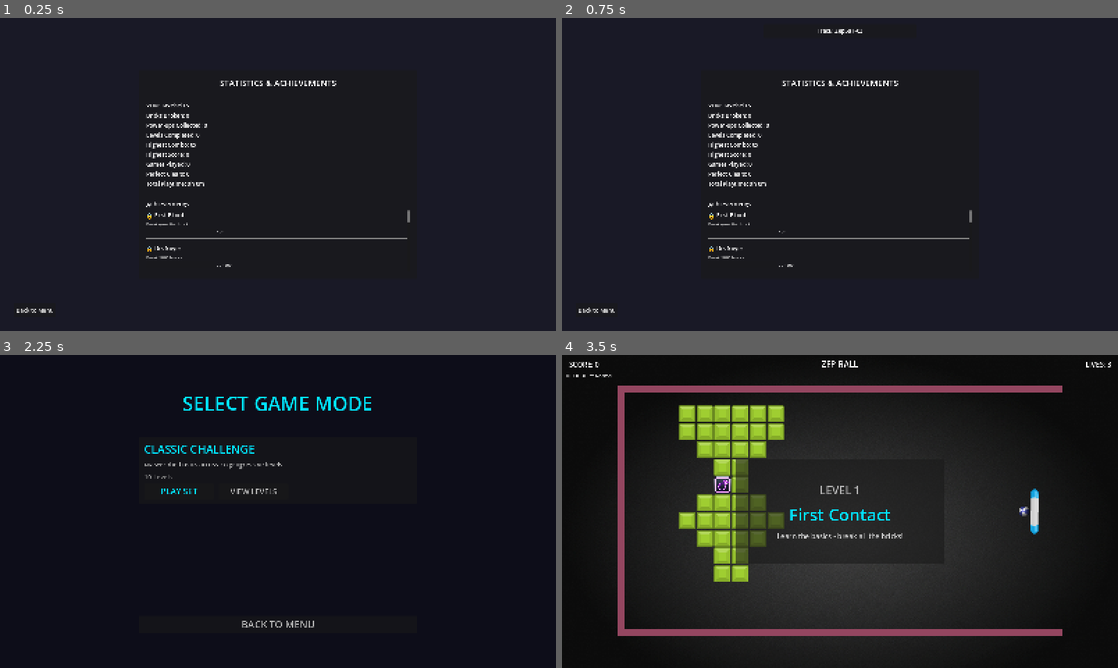
Above: before the commit, frames 1-4 (two rows, left to right).
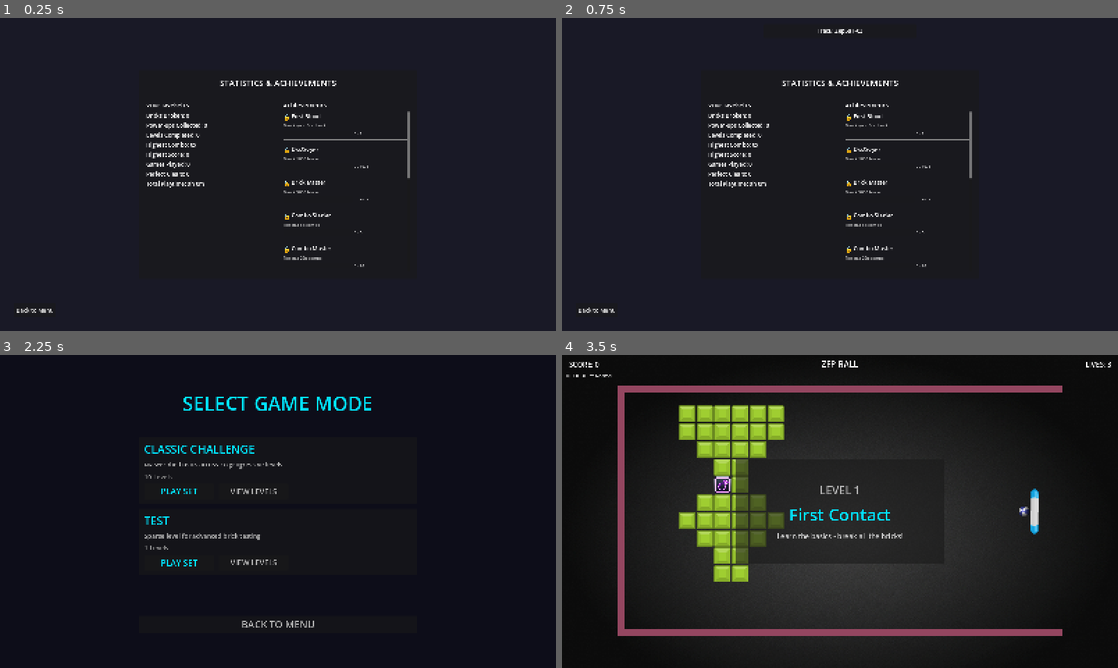
Above: after the commit, the same moments.

Repository: zepanv/zepball
Game: Godot game, scene res://scenes/ui/stats.tscn
The game is run twice, just before and just after one commit, with the same random seed, the same clock (stepped at 60 frames per second) and the same inputs. This scene is started directly instead of the project's main scene.
Inputs (mouse positions are in pixels of both pictures, inside the frame that each line leads up to):
- Up to frame 1 (0.25 s): no input
- Up to frame 2 (0.75 s): tap Enter at 0.5 s; move the mouse to (962, 158) at 0.52 s; hold = (audio_volume_up) from 0.53 s (still down); hold ] (audio_next_track) from 0.53 s (still down); click (962, 158) at 0.67 s
- Up to frame 3 (2.25 s): release = (audio_volume_up) at 1.25 s; release ] (audio_next_track) at 1.25 s; click "Back to Menu" at 1.25 s; click "PLAY" at 2 s
- Up to frame 4 (3.5 s): click "PLAY SET" at 2.75 s

The runs differ from the first frame. In frame 1, 1.2% of the frame differs, in the area x 26-74%, y 27-80%; in frame 2, 1.2%; in frame 3, 0.4%; in frame 4, nothing differs.

Commit message:
feat: Add advanced bricks and test set
Major Features:
- Advanced bricks
  - Diamond and pentagon variants with angled collisions
  - Glossy variants use 2-hit behavior

Quality of Life:
- Set/level UX
  - Level select filtered by active set
  - Stats screen split into two columns

Level System:
- Test set + sparse level
  - Added level 11 and Test set entry

Code Improvements:
- Brick rendering
  - Texture-based scaling for non-32px assets
  - Polygon collision handling for angled shapes

Documentation:
- Updated docs and README to reflect new bricks, sets, and backlog changes

Co-Authored-By: Codex <codex@openai.com>

Diff:
--- a/data/level_sets.json
+++ b/data/level_sets.json
@@ -6,6 +6,13 @@
 			"description": "Master the basics across 10 progressive levels",
 			"level_ids": [1, 2, 3, 4, 5, 6, 7, 8, 9, 10],
 			"unlock_condition": "default"
+		},
+		{
+			"set_id": 2,
+			"name": "Test",
+			"description": "Sparse level for advanced brick testing",
+			"level_ids": [11],
+			"unlock_condition": "default"
 		}
 	]
 }
--- /dev/null
+++ b/levels/level_11.json
@@ -0,0 +1,19 @@
+{
+  "level_id": 11,
+  "name": "Advanced Brick Test",
+  "description": "Sparse layout for diamond and pentagon bricks",
+  "grid": {
+    "rows": 6,
+    "cols": 6,
+    "start_x": 220,
+    "start_y": 140,
+    "brick_size": 48,
+    "spacing": 3
+  },
+  "bricks": [
+    {"row": 1, "col": 1, "type": "DIAMOND"},
+    {"row": 1, "col": 4, "type": "DIAMOND_GLOSSY"},
+    {"row": 3, "col": 2, "type": "POLYGON"},
+    {"row": 3, "col": 5, "type": "POLYGON_GLOSSY"}
+  ]
+}
--- a/scenes/gameplay/brick.tscn
+++ b/scenes/gameplay/brick.tscn
@@ -10,6 +10,9 @@
 
 [node name="CollisionShape2D" type="CollisionShape2D" parent="."]
 shape = SubResource("RectangleShape2D_brick")
+
+[node name="CollisionPolygon2D" type="CollisionPolygon2D" parent="."]
+disabled = true
 
 [node name="Sprite" type="Sprite2D" parent="."]
 
--- a/scenes/ui/stats.tscn
+++ b/scenes/ui/stats.tscn
@@ -57,65 +57,69 @@
 [node name="HSeparator" type="HSeparator" parent="Panel/VBoxContainer"]
 layout_mode = 2
 
-[node name="StatsSection" type="VBoxContainer" parent="Panel/VBoxContainer"]
+[node name="ContentRow" type="HBoxContainer" parent="Panel/VBoxContainer"]
 layout_mode = 2
+size_flags_vertical = 3
+theme_override_constants/separation = 30
+
+[node name="StatsSection" type="VBoxContainer" parent="Panel/VBoxContainer/ContentRow"]
+layout_mode = 2
+size_flags_horizontal = 3
 theme_override_constants/separation = 5
 
-[node name="StatsTitle" type="Label" parent="Panel/VBoxContainer/StatsSection"]
+[node name="StatsTitle" type="Label" parent="Panel/VBoxContainer/ContentRow/StatsSection"]
 layout_mode = 2
 text = "Your Statistics"
 theme_override_font_sizes/font_size = 18
 
-[node name="BricksLabel" type="Label" parent="Panel/VBoxContainer/StatsSection"]
+[node name="BricksLabel" type="Label" parent="Panel/VBoxContainer/ContentRow/StatsSection"]
 layout_mode = 2
 text = "Bricks Broken: 0"
 
-[node name="PowerUpsLabel" type="Label" parent="Panel/VBoxContainer/StatsSection"]
+[node name="PowerUpsLabel" type="Label" parent="Panel/VBoxContainer/ContentRow/StatsSection"]
 layout_mode = 2
 text = "Power-ups Collected: 0"
 
-[node name="LevelsLabel" type="Label" parent="Panel/VBoxContainer/StatsSection"]
+[node name="LevelsLabel" type="Label" parent="Panel/VBoxContainer/ContentRow/StatsSection"]
 layout_mode = 2
 text = "Levels Completed: 0"
 
-[node name="ComboLabel" type="Label" parent="Panel/VBoxContainer/StatsSection"]
+[node name="ComboLabel" type="Label" parent="Panel/VBoxContainer/ContentRow/StatsSection"]
 layout_mode = 2
 text = "Highest Combo: 0x"
 
-[node name="ScoreLabel" type="Label" parent="Panel/VBoxContainer/StatsSection"]
+[node name="ScoreLabel" type="Label" parent="Panel/VBoxContainer/ContentRow/StatsSection"]
 layout_mode = 2
 text = "Highest Score: 0"
 
-[node name="GamesLabel" type="Label" parent="Panel/VBoxContainer/StatsSection"]
+[node name="GamesLabel" type="Label" parent="Panel/VBoxContainer/ContentRow/StatsSection"]
 layout_mode = 2
 text = "Games Played: 0"
 
-[node name="PerfectLabel" type="Label" parent="Panel/VBoxContainer/StatsSection"]
+[node name="PerfectLabel" type="Label" parent="Panel/VBoxContainer/ContentRow/StatsSection"]
 layout_mode = 2
 text = "Perfect Clears: 0"
 
-[node name="PlaytimeLabel" type="Label" parent="Panel/VBoxContainer/StatsSection"]
+[node name="PlaytimeLabel" type="Label" parent="Panel/VBoxContainer/ContentRow/StatsSection"]
 layout_mode = 2
 text = "Total Playtime: 0h 0m"
 
-[node name="HSeparator2" type="HSeparator" parent="Panel/VBoxContainer"]
-layout_mode = 2
-
-[node name="AchievementsSection" type="VBoxContainer" parent="Panel/VBoxContainer"]
+[node name="AchievementsSection" type="VBoxContainer" parent="Panel/VBoxContainer/ContentRow"]
 layout_mode = 2
 size_flags_vertical = 3
+size_flags_horizontal = 3
 theme_override_constants/separation = 5
 
-[node name="AchievementsTitle" type="Label" parent="Panel/VBoxContainer/AchievementsSection"]
+[node name="AchievementsTitle" type="Label" parent="Panel/VBoxContainer/ContentRow/AchievementsSection"]
 layout_mode = 2
 text = "Achievements"
 theme_override_font_sizes/font_size = 18
 
-[node name="ScrollContainer" type="ScrollContainer" parent="Panel/VBoxContainer/AchievementsSection"]
+[node name="ScrollContainer" type="ScrollContainer" parent="Panel/VBoxContainer/ContentRow/AchievementsSection"]
 layout_mode = 2
 size_flags_vertical = 3
 
-[node name="AchievementsContainer" type="VBoxContainer" parent="Panel/VBoxContainer/AchievementsSection/ScrollContainer"]
+[node name="AchievementsContainer" type="VBoxContainer" parent="Panel/VBoxContainer/ContentRow/AchievementsSection/ScrollContainer"]
 layout_mode = 2
 size_flags_horizontal = 3
 theme_override_constants/separation = 10
--- a/scripts/brick.gd
+++ b/scripts/brick.gd
@@ -14,12 +14,65 @@
 	GREEN,      # Nature brick, 15 points (row 2, col 0)
 	PURPLE,     # Magic brick, 25 points (row 2, col 1)
 	ORANGE,     # Energy brick, 20 points (row 2, col 2)
-	BOMB        # Explodes and destroys surrounding bricks, 30 points
+	BOMB,       # Explodes and destroys surrounding bricks, 30 points
+	DIAMOND,        # 1-hit diamond brick (random color)
+	DIAMOND_GLOSSY, # 2-hit diamond brick (random color)
+	POLYGON,        # 1-hit pentagon brick (random color)
+	POLYGON_GLOSSY  # 2-hit pentagon brick (random color)
 }
 
 # Configuration
 @export var brick_type: BrickType = BrickType.NORMAL
 @export var brick_color: Color = Color(0.059, 0.773, 0.627)  # Teal (fallback for ColorRect mode)
+
+const TARGET_BRICK_SIZE = 48.0
+
+const DIAMOND_VARIANTS = [
+	{"texture": "res://assets/graphics/bricks/element_blue_diamond.png", "color": Color(0.2, 0.4, 1.0)},
+	{"texture": "res://assets/graphics/bricks/element_green_diamond.png", "color": Color(0.2, 0.8, 0.2)},
+	{"texture": "res://assets/graphics/bricks/element_grey_diamond.png", "color": Color(0.5, 0.5, 0.5)},
+	{"texture": "res://assets/graphics/bricks/element_purple_diamond.png", "color": Color(0.6, 0.2, 0.8)},
+	{"texture": "res://assets/graphics/bricks/element_red_diamond.png", "color": Color(1.0, 0.2, 0.2)},
+	{"texture": "res://assets/graphics/bricks/element_yellow_diamond.png", "color": Color(1.0, 0.843, 0.0)}
+]
+const DIAMOND_GLOSSY_VARIANTS = [
+	{"texture": "res://assets/graphics/bricks/element_blue_diamond_glossy.png", "color": Color(0.2, 0.4, 1.0)},
+	{"texture": "res://assets/graphics/bricks/element_green_diamond_glossy.png", "color": Color(0.2, 0.8, 0.2)},
+	{"texture": "res://assets/graphics/bricks/element_grey_diamond_glossy.png", "color": Color(0.5, 0.5, 0.5)},
+	{"texture": "res://assets/graphics/bricks/element_purple_diamond_glossy.png", "color": Color(0.6, 0.2, 0.8)},
+	{"texture": "res://assets/graphics/bricks/element_red_diamond_glossy.png", "color": Color(1.0, 0.2, 0.2)},
+	{"texture": "res://assets/graphics/bricks/element_yellow_diamond_glossy.png", "color": Color(1.0, 0.843, 0.0)}
+]
+const POLYGON_VARIANTS = [
+	{"texture": "res://assets/graphics/bricks/element_blue_polygon.png", "color": Color(0.2, 0.4, 1.0)},
+	{"texture": "res://assets/graphics/bricks/element_green_polygon.png", "color": Color(0.2, 0.8, 0.2)},
+	{"texture": "res://assets/graphics/bricks/element_grey_polygon.png", "color": Color(0.5, 0.5, 0.5)},
+	{"texture": "res://assets/graphics/bricks/element_purple_polygon.png", "color": Color(0.6, 0.2, 0.8)},
+	{"texture": "res://assets/graphics/bricks/element_red_polygon.png", "color": Color(1.0, 0.2, 0.2)},
+	{"texture": "res://assets/graphics/bricks/element_yellow_polygon.png", "color": Color(1.0, 0.843, 0.0)}
+]
+const POLYGON_GLOSSY_VARIANTS = [
+	{"texture": "res://assets/graphics/bricks/element_blue_polygon_glossy.png", "color": Color(0.2, 0.4, 1.0)},
+	{"texture": "res://assets/graphics/bricks/element_green_polygon_glossy.png", "color": Color(0.2, 0.8, 0.2)},
+	{"texture": "res://assets/graphics/bricks/element_grey_polygon_glossy.png", "color": Color(0.5, 0.5, 0.5)},
+	{"texture": "res://assets/graphics/bricks/element_purple_polygon_glossy.png", "color": Color(0.6, 0.2, 0.8)},
+	{"texture": "res://assets/graphics/bricks/element_red_polygon_glossy.png", "color": Color(1.0, 0.2, 0.2)},
+	{"texture": "res://assets/graphics/bricks/element_yellow_polygon_glossy.png", "color": Color(1.0, 0.843, 0.0)}
+]
+
+var DIAMOND_POINTS := PackedVector2Array([
+	Vector2(0, -24),
+	Vector2(24, 0),
+	Vector2(0, 24),
+	Vector2(-24, 0)
+])
+var PENTAGON_POINTS := PackedVector2Array([
+	Vector2(0, -23),
+	Vector2(22, -8),
+	Vector2(18, 20),
+	Vector2(-18, 20),
+	Vector2(-22, -8)
+])
 
 # State
 var hits_remaining: int = 1
@@ -76,6 +129,22 @@
 			hits_remaining = 1
 			score_value = 30
 			brick_color = Color(1.0, 0.3, 0.0)  # Orange-red
+		BrickType.DIAMOND:
+			hits_remaining = 1
+			score_value = 15
+			brick_color = Color(0.2, 0.4, 1.0)
+		BrickType.DIAMOND_GLOSSY:
+			hits_remaining = 2
+			score_value = 20
+			brick_color = Color(0.2, 0.4, 1.0)
+		BrickType.POLYGON:
+			hits_remaining = 1
+			score_value = 15
+			brick_color = Color(0.2, 0.4, 1.0)
+		BrickType.POLYGON_GLOSSY:
+			hits_remaining = 2
+			score_value = 20
+			brick_color = Color(0.2, 0.4, 1.0)
 
 	# Set up sprite if using Sprite2D
 	if has_node("Sprite"):
@@ -87,6 +156,8 @@
 	# Apply color to particles
 	if has_node("Particles"):
 		$Particles.color = brick_color
+
+	_update_collision_shape()
 
 	print("Brick ready: type=", BrickType.keys()[brick_type], " hits=", hits_remaining)
 
@@ -121,6 +192,22 @@
 			texture_path = "res://assets/graphics/bricks/element_yellow_square.png"
 		BrickType.BOMB:
 			texture_path = "res://assets/graphics/bricks/special_bomb.png"
+		BrickType.DIAMOND:
+			var variant = _pick_variant(DIAMOND_VARIANTS)
+			texture_path = variant["texture"]
+			brick_color = variant["color"]
+		BrickType.DIAMOND_GLOSSY:
+			var variant = _pick_variant(DIAMOND_GLOSSY_VARIANTS)
+			texture_path = variant["texture"]
+			brick_color = variant["color"]
+		BrickType.POLYGON:
+			var variant = _pick_variant(POLYGON_VARIANTS)
+			texture_path = variant["texture"]
+			brick_color = variant["color"]
+		BrickType.POLYGON_GLOSSY:
+			var variant = _pick_variant(POLYGON_GLOSSY_VARIANTS)
+			texture_path = variant["texture"]
+			brick_color = variant["color"]
 
 	# Load texture
 	var texture = load(texture_path)
@@ -136,7 +223,45 @@
 	if brick_type == BrickType.BOMB:
 		sprite.scale = Vector2(0.267, 0.267)
 	else:
-		sprite.scale = Vector2(1.5, 1.5)
+		var tex_size = sprite.texture.get_size()
+		if tex_size.x == 32.0 and tex_size.y == 32.0:
+			sprite.scale = Vector2(1.5, 1.5)
+		else:
+			var uniform_scale = TARGET_BRICK_SIZE / tex_size.x
+			sprite.scale = Vector2(uniform_scale, uniform_scale)
+
+func _pick_variant(variants: Array) -> Dictionary:
+	if variants.is_empty():
+		return {"texture": "", "color": brick_color}
+	return variants[randi() % variants.size()]
+
+func _update_collision_shape() -> void:
+	if not has_node("CollisionPolygon2D"):
+		return
+	var polygon_node = $CollisionPolygon2D
+	var shape_node = $CollisionShape2D if has_node("CollisionShape2D") else null
+	var shape_kind = _get_brick_shape()
+	if shape_kind == "diamond":
+		polygon_node.polygon = DIAMOND_POINTS
+		polygon_node.disabled = false
+		if shape_node:
+			shape_node.disabled = true
+	elif shape_kind == "polygon":
+		polygon_node.polygon = PENTAGON_POINTS
+		polygon_node.disabled = false
+		if shape_node:
+			shape_node.disabled = true
+	else:
+		polygon_node.disabled = true
+		if shape_node:
+			shape_node.disabled = false
+
+func _get_brick_shape() -> String:
+	if brick_type == BrickType.DIAMOND or brick_type == BrickType.DIAMOND_GLOSSY:
+		return "diamond"
+	if brick_type == BrickType.POLYGON or brick_type == BrickType.POLYGON_GLOSSY:
+		return "polygon"
+	return "square"
 
 func hit(impact_direction: Vector2 = Vector2.ZERO):
 	"""Called when ball collides with brick
@@ -178,6 +303,8 @@
 	# Disable collisions immediately so the ball can't hit again
 	if has_node("CollisionShape2D"):
 		$CollisionShape2D.set_deferred("disabled", true)
+	if has_node("CollisionPolygon2D"):
+		$CollisionPolygon2D.set_deferred("disabled", true)
 	set_deferred("collision_layer", 0)
 	set_deferred("collision_mask", 0)
 
--- a/scripts/level_loader.gd
+++ b/scripts/level_loader.gd
@@ -20,7 +20,11 @@
 	"GREEN": 6,      # BrickType.GREEN
 	"PURPLE": 7,     # BrickType.PURPLE
 	"ORANGE": 8,     # BrickType.ORANGE
-	"BOMB": 9        # BrickType.BOMB
+	"BOMB": 9,        # BrickType.BOMB
+	"DIAMOND": 10,        # BrickType.DIAMOND
+	"DIAMOND_GLOSSY": 11, # BrickType.DIAMOND_GLOSSY
+	"POLYGON": 12,        # BrickType.POLYGON
+	"POLYGON_GLOSSY": 13  # BrickType.POLYGON_GLOSSY
 }
 
 func _ready():
--- a/scripts/save_manager.gd
+++ b/scripts/save_manager.gd
@@ -340,6 +340,10 @@
 
 func is_level_unlocked(level_id: int) -> bool:
 	"""Check if a level is unlocked"""
+	if MenuController.current_set_id != -1:
+		var set_level_ids = SetLoader.get_set_level_ids(MenuController.current_set_id)
+		if set_level_ids.size() > 0 and level_id == set_level_ids[0]:
+			return true
 	return level_id <= save_data["progression"]["highest_unlocked_level"]
 
 func is_level_completed(level_id: int) -> bool:
@@ -729,7 +733,7 @@
 
 func is_set_unlocked(set_id: int) -> bool:
 	"""Check if a set is unlocked (all sets unlocked for now)"""
-	return set_id <= save_data["set_progression"]["highest_unlocked_set"] or set_id == 1
+	return true
 
 func is_set_completed(set_id: int) -> bool:
 	"""Check if a set has been completed"""
--- a/scripts/ui/level_select.gd
+++ b/scripts/ui/level_select.gd
@@ -74,9 +74,15 @@
 	for child in levels_grid.get_children():
 		child.queue_free()
 
-	var total_levels = LevelLoader.get_total_level_count()
+	var level_ids: Array = []
+	if MenuController.current_set_id != -1:
+		level_ids = SetLoader.get_set_level_ids(MenuController.current_set_id)
+	else:
+		var total_levels = LevelLoader.get_total_level_count()
+		for level_id in range(1, total_levels + 1):
+			level_ids.append(level_id)
 
-	for level_id in range(1, total_levels + 1):
+	for level_id in level_ids:
 		create_level_button(level_id)
 
 func create_level_button(level_id: int):
--- a/scripts/ui/stats.gd
+++ b/scripts/ui/stats.gd
@@ -5,17 +5,17 @@
 @onready var back_button = $BackButton
 
 # Statistics labels
-@onready var bricks_label = $Panel/VBoxContainer/StatsSection/BricksLabel
-@onready var powerups_label = $Panel/VBoxContainer/StatsSection/PowerUpsLabel
-@onready var levels_label = $Panel/VBoxContainer/StatsSection/LevelsLabel
-@onready var combo_label = $Panel/VBoxContainer/StatsSection/ComboLabel
-@onready var score_label = $Panel/VBoxContainer/StatsSection/ScoreLabel
-@onready var games_label = $Panel/VBoxContainer/StatsSection/GamesLabel
-@onready var perfect_label = $Panel/VBoxContainer/StatsSection/PerfectLabel
-@onready var playtime_label = $Panel/VBoxContainer/StatsSection/PlaytimeLabel
+@onready var bricks_label = $Panel/VBoxContainer/ContentRow/StatsSection/BricksLabel
+@onready var powerups_label = $Panel/VBoxContainer/ContentRow/StatsSection/PowerUpsLabel
+@onready var levels_label = $Panel/VBoxContainer/ContentRow/StatsSection/LevelsLabel
+@onready var combo_label = $Panel/VBoxContainer/ContentRow/StatsSection/ComboLabel
+@onready var score_label = $Panel/VBoxContainer/ContentRow/StatsSection/ScoreLabel
+@onready var games_label = $Panel/VBoxContainer/ContentRow/StatsSection/GamesLabel
+@onready var perfect_label = $Panel/VBoxContainer/ContentRow/StatsSection/PerfectLabel
+@onready var playtime_label = $Panel/VBoxContainer/ContentRow/StatsSection/PlaytimeLabel
 
 # Achievements container
-@onready var achievements_container = $Panel/VBoxContainer/AchievementsSection/ScrollContainer/AchievementsContainer
+@onready var achievements_container = $Panel/VBoxContainer/ContentRow/AchievementsSection/ScrollContainer/AchievementsContainer
 
 func _ready():
 	back_button.pressed.connect(_on_back_pressed)
Not shown, changed: .agent/README.md
Not shown, changed: .agent/System/architecture.md
Not shown, changed: .agent/Tasks/Backlog/future-features.md
Not shown, removed: .agent/Tasks/Backlog/tile-advanced-elements.md
Not shown, changed: .agent/Tasks/Completed/tile-system.md
Not shown, changed: README.md
Not shown, changed: levels/README.md
